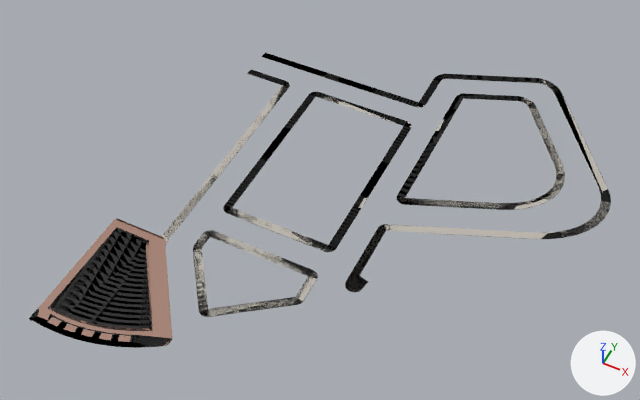
A saved change to the COLLADA model levels/rls_west_coast_usa/art/shapes/roads/sidewalk_dockyards.dae.
Rendered twice from a 50 mm camera at (116.0, 338.0, 387.0) aimed at (-9.0, 587.0, 75.0). Arrows for +X, +Y and +Z are at lower right; the lights stay in place. Where no turn or scale is listed for an object, it has been applied to the vertices.

Objects in the first picture: 'Colmesh-1', 'sidewalk_dockyards_a2000', 'sidewalk_dockyards_a3000'.
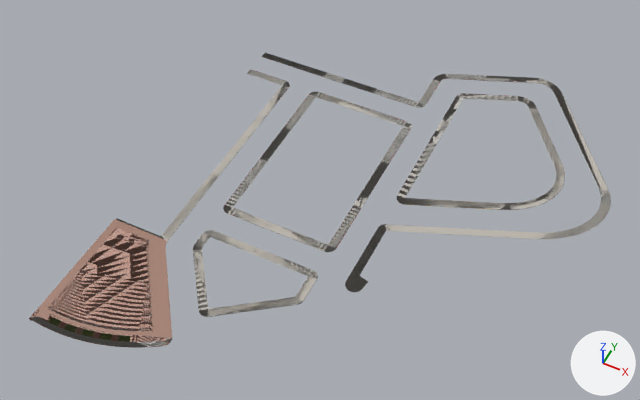
Changed parts and their boxes (x1, y1, x2, y2) in the pictures (640 x 400 px):
'Colmesh-1', surface changed, reshaped: (29, 53, 611, 348) in both
'sidewalk_dockyards_a3000', surface changed (black to beige): (57, 275, 134, 326) in both
part 1 of me_plane_031, built on (black): before (50, 73, 536, 327)

Edits to the bpy script that builds the scene:
```text
Add img_sidewalk1_d_dds:
    img_sidewalk1_d_dds = load_image('sidewalk1_d.dds', 'sidewalk1_d.dds', 4096, 1024, 'sRGB')
Add img_brick_herringbone_d_dds:
    img_brick_herringbone_d_dds = load_image('brick_herringbone_d.dds', '../buildings/brick_herringbone_d.dds', 1024, 1024, 'sRGB')
Add img_t_slabs_large_b_color_png:
    img_t_slabs_large_b_color_png = load_image('t_slabs_large_b.color.png', 't_slabs_large_b.color.dds', 2048, 1024, 'sRGB')
Change mat_slabs_large:
    remove mat_slabs_large.base_color = (0.0, 0.0, 0.0)  # black #000000
    add mat_slabs_large.texture = img_t_slabs_large_b_color_png
Change mat_brick_herringbone:
    remove mat_brick_herringbone.base_color = (0.0, 0.0, 0.0)  # black #000000
    add mat_brick_herringbone.texture = img_brick_herringbone_d_dds
Change mat_sidewalk1:
    remove mat_sidewalk1.base_color = (0.0, 0.0, 0.0)  # black #000000
    add mat_sidewalk1.texture = img_sidewalk1_d_dds
Change me_plane_031:
    used by ob_sidewalk_dockyards_a3000; parent = ob_start01; location = (-0.0000954, -0.000206, -0.0000657)
    remove me_plane_031.from_pydata(...)  # 1055 vertices, 929 faces; spans x -89.0..115.0, y 473.0..719.0, z 72.0..75.0
    add me_plane_031.from_pydata(...)  # 1166 vertices, 1947 faces; spans x -89.0..115.0, y 473.0..719.0, z 72.0..75.0
    me_plane_031 part 1: 6 vertices moved from x -48.0..40.0, y 599.0..712.0, z 75.0 to x -48.0..53.0, y 599.0..717.0, z 74.0..75.0; 37 vertices removed from x -84.0..40.0, y 482.0..709.0, z 75.0; 148 vertices added at x -89.0..56.0, y 481.0..717.0, z 74.0..75.0
Add me_plane_002:
    me_plane_002.from_pydata(...)  # 1166 vertices, 1947 faces; spans x -89.0..115.0, y 473.0..719.0, z 72.0..75.0
    # faces by material slot: [433, 952, 266, 62, 50, 2, 174, 8]
    me_plane_002.materials.append(mat_slabs_large)  # picture img_t_slabs_large_b_color_png
    me_plane_002.materials.append(mat_curbs)  # black #000000
    me_plane_002.materials.append(mat_brick_herringbone)  # picture img_brick_herringbone_d_dds
    me_plane_002.materials.append(mat_sidewalk1)  # picture img_sidewalk1_d_dds
    me_plane_002.materials.append(mat_grass_garden)
    me_plane_002.materials.append(mat_canal)  # black #000000
    me_plane_002.materials.append(mat_stone_joins)
    me_plane_002.materials.append(mat_stone_brick_regular)
Change ob_colmesh_1:
    ob_colmesh_1: bpy.data.objects.new('Colmesh-1', me_plane_031) -> bpy.data.objects.new('Colmesh-1', me_plane_002)
```
